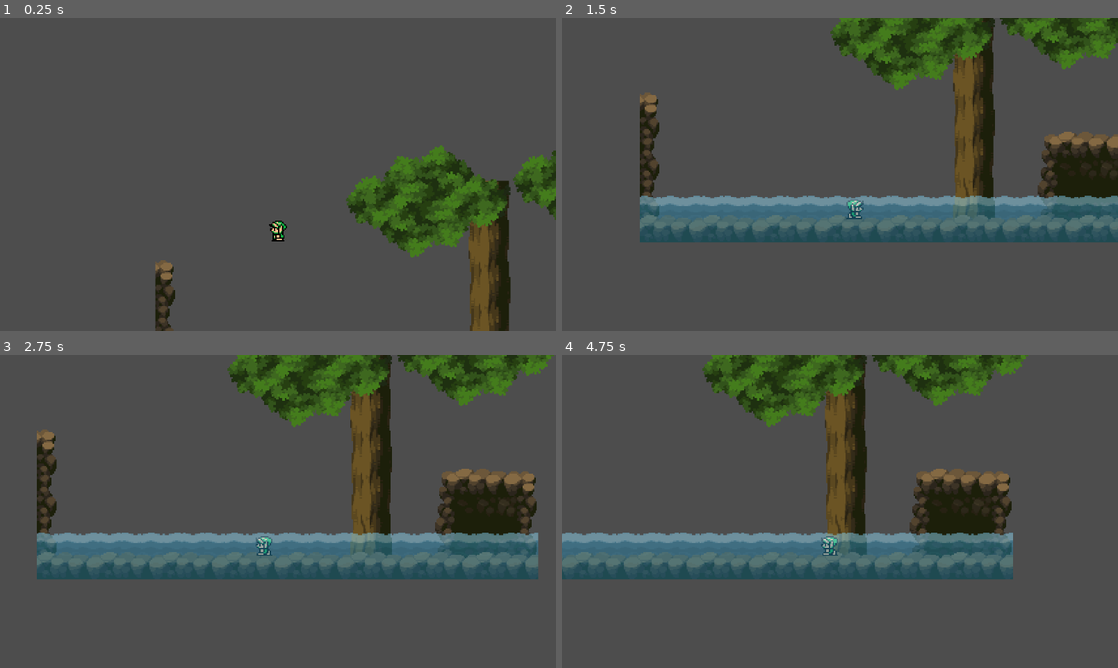
Above: before the commit, frames 1-4 (two rows, left to right).
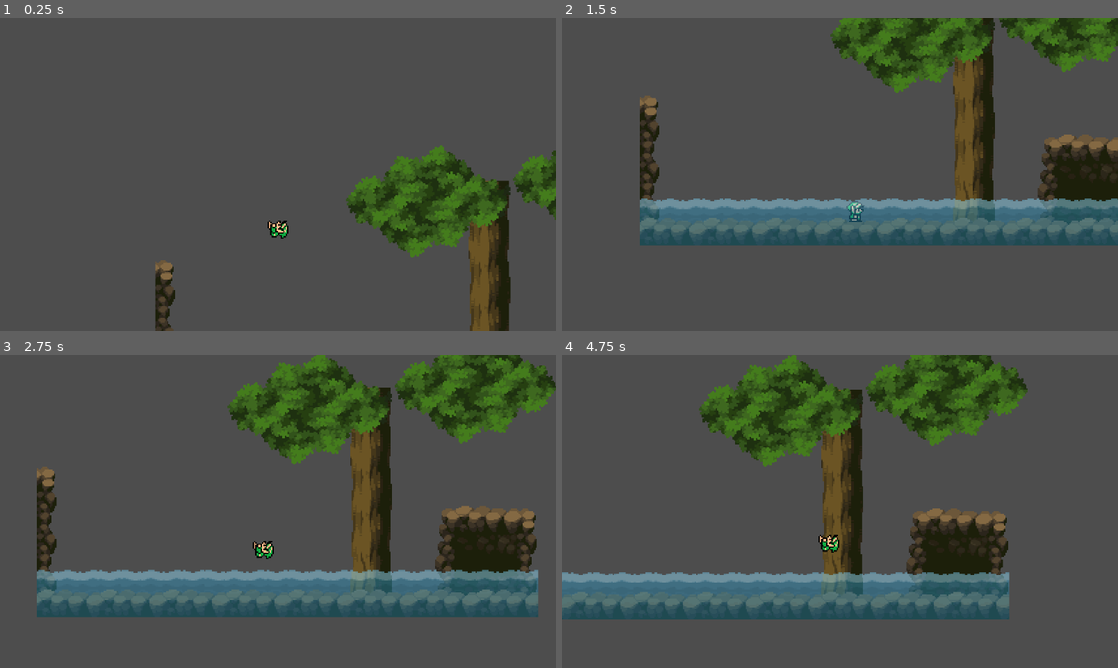
Above: after the commit, the same moments.

Repository: andrewgilliland/awash
Game: Godot game, scene res://scenes/main.tscn
Two runs of this game, one before a commit and one after it. Both use one fixed random seed, a clock stepped at 60 frames per second and the inputs below.
Inputs:
- Up to frame 1 (0.25 s): no input
- Up to frame 2 (1.5 s): hold Right (move_right) from 0.53 s (still down); tap Space (jump) at 0.6, 0.77, 1.07 s; tap C (guard) at 1.35 s
- Up to frame 3 (2.75 s): tap Space (jump) at 1.52, 1.55, 1.82, 2.3 s; release Right (move_right) at 2.03 s; hold Left (move_left) from 2.03 s (still down); tap E (interact) at 2.1 s
- Up to frame 4 (4.75 s): release Left (move_left) at 2.78 s; hold Right (move_right) 2.78-4.28 s; tap X (melee_attack) at 2.85 s; tap Space (jump) at 3.02, 3.05, 3.32, 3.77, 3.8, 4.07, 4.35, 4.52 s; tap V (ranged_attack) at 3.6 s; hold Left (move_left) from 4.28 s (still down)

The runs differ from the first frame. In frame 1, 0.2% of the frame differs, in the area x 48-52%, y 64-72%; in frame 2, 6.2%; in frame 3, 38%, in the area x 6-100%, y 0-84%; in frame 4, 37%.

Commit message:
feat: adds jump to character

Diff:
--- a/scripts/player/player.gd
+++ b/scripts/player/player.gd
@@ -3,6 +3,7 @@
 enum PlayerState {
 	IDLE,
 	WALK,
+	JUMP,
 	ATTACK,
 }
 
@@ -11,13 +12,16 @@
 const FRAME_SIZE := Vector2i(16, 16)
 const IDLE_FRAMES: Array[int] = [0]
 const WALK_FRAMES: Array[int] = [0, 1]
+const JUMP_FRAMES: Array[int] = [2, 3, 4]
 const ATTACK_FRAMES: Array[int] = [5, 6]
 const SWORD_ATTACK_FRAMES: Array[int] = [0, 1]
 
 @export var move_speed: float = 80.0
 @export var acceleration: float = 600.0
 @export var friction: float = 800.0
+@export var jump_velocity: float = -260.0
 @export var walk_animation_fps: float = 8.0
+@export var jump_animation_fps: float = 8.0
 @export var attack_animation_fps: float = 10.0
 @export var sword_attack_frame_offsets: Array[Vector2] = [
 	Vector2(12.0, -12.0),
@@ -43,10 +47,18 @@
 
 
 func _physics_process(delta: float) -> void:
+	_handle_jump_input()
 	_handle_attack_input()
 	_update_horizontal_movement(delta)
 	_apply_gravity(delta)
 	move_and_slide()
+	_update_locomotion_state()
+
+
+func _handle_jump_input() -> void:
+	if Input.is_action_just_pressed(&"jump") and is_on_floor():
+		velocity.y = jump_velocity
+		_set_state(PlayerState.JUMP)
 
 
 func _handle_attack_input() -> void:
@@ -62,9 +74,19 @@
 	elif direction != 0.0:
 		velocity.x = move_toward(velocity.x, direction * move_speed, acceleration * delta)
 		_update_facing(direction)
+	else:
+		velocity.x = move_toward(velocity.x, 0.0, friction * delta)
+
+
+func _update_locomotion_state() -> void:
+	if _state == PlayerState.ATTACK:
+		return
+
+	if not is_on_floor():
+		_set_state(PlayerState.JUMP)
+	elif Input.get_axis(&"move_left", &"move_right") != 0.0:
 		_set_state(PlayerState.WALK)
 	else:
-		velocity.x = move_toward(velocity.x, 0.0, friction * delta)
 		_set_state(PlayerState.IDLE)
 
 
@@ -99,7 +121,7 @@
 	if _state != PlayerState.ATTACK or _character_sprite.animation != &"attack":
 		return
 
-	_set_state(PlayerState.IDLE)
+	_set_state(PlayerState.IDLE if is_on_floor() else PlayerState.JUMP)
 
 
 func _set_state(next_state: PlayerState) -> void:
@@ -111,6 +133,9 @@
 		PlayerState.WALK:
 			_sword_sprite.visible = false
 			_character_sprite.play(&"walk")
+		PlayerState.JUMP:
+			_sword_sprite.visible = false
+			_character_sprite.play(&"jump")
 		PlayerState.IDLE:
 			_sword_sprite.stop()
 			_sword_sprite.visible = false
@@ -128,6 +153,9 @@
 	_add_animation(sprite_frames, PLAYER_SPRITE_SHEET, &"idle", IDLE_FRAMES, 1.0, true)
 	_add_animation(
 		sprite_frames, PLAYER_SPRITE_SHEET, &"walk", WALK_FRAMES, walk_animation_fps, true
+	)
+	_add_animation(
+		sprite_frames, PLAYER_SPRITE_SHEET, &"jump", JUMP_FRAMES, jump_animation_fps, false
 	)
 	_add_animation(
 		sprite_frames, PLAYER_SPRITE_SHEET, &"attack", ATTACK_FRAMES, attack_animation_fps, false
--- a/tests/test_runner.gd
+++ b/tests/test_runner.gd
@@ -9,6 +9,7 @@
 
 func _init() -> void:
 	_run_test("Player idle and walk frames load", _test_player_idle_and_walk_frames_load)
+	_run_test("Player jump frames load", _test_player_jump_frames_load)
 	_run_test("Player faces movement direction", _test_player_faces_movement_direction)
 	_run_test("Player attack displays offset sword", _test_player_attack_displays_offset_sword)
 	_run_test("Main scene loads", _test_main_scene_loads)
@@ -60,6 +61,32 @@
 	return valid
 
 
+func _test_player_jump_frames_load() -> bool:
+	var packed_scene := load(PLAYER_SCENE_PATH) as PackedScene
+	if packed_scene == null:
+		return false
+
+	var instance := packed_scene.instantiate() as CharacterBody2D
+	if instance == null:
+		return false
+
+	root.add_child(instance)
+	instance.call("_ready")
+	var sprite := instance.get_node("AnimatedSprite2D") as AnimatedSprite2D
+	var sprite_frames := sprite.sprite_frames
+
+	var valid := sprite_frames.get_frame_count(&"jump") == 3
+	valid = valid and not sprite_frames.get_animation_loop(&"jump")
+	valid = valid and _frame_region_is(sprite_frames, &"jump", 0, Rect2(32, 0, 16, 16))
+	valid = valid and _frame_region_is(sprite_frames, &"jump", 1, Rect2(48, 0, 16, 16))
+	valid = valid and _frame_region_is(sprite_frames, &"jump", 2, Rect2(64, 0, 16, 16))
+	instance.call("_set_state", 2)
+	valid = valid and sprite.animation == &"jump" and sprite.is_playing()
+
+	instance.queue_free()
+	return valid
+
+
 func _test_player_faces_movement_direction() -> bool:
 	var packed_scene := load(PLAYER_SCENE_PATH) as PackedScene
 	if packed_scene == null:
@@ -126,7 +153,7 @@
 	valid = valid and sword_sprite.position == Vector2(-12.0, -22.0)
 
 	instance.call("_on_character_animation_finished")
-	valid = valid and not sword_sprite.visible and character_sprite.animation == &"idle"
+	valid = valid and not sword_sprite.visible and character_sprite.animation == &"jump"
 
 	instance.queue_free()
 	return valid
Not shown, changed: docs/specs/player-spec.md
